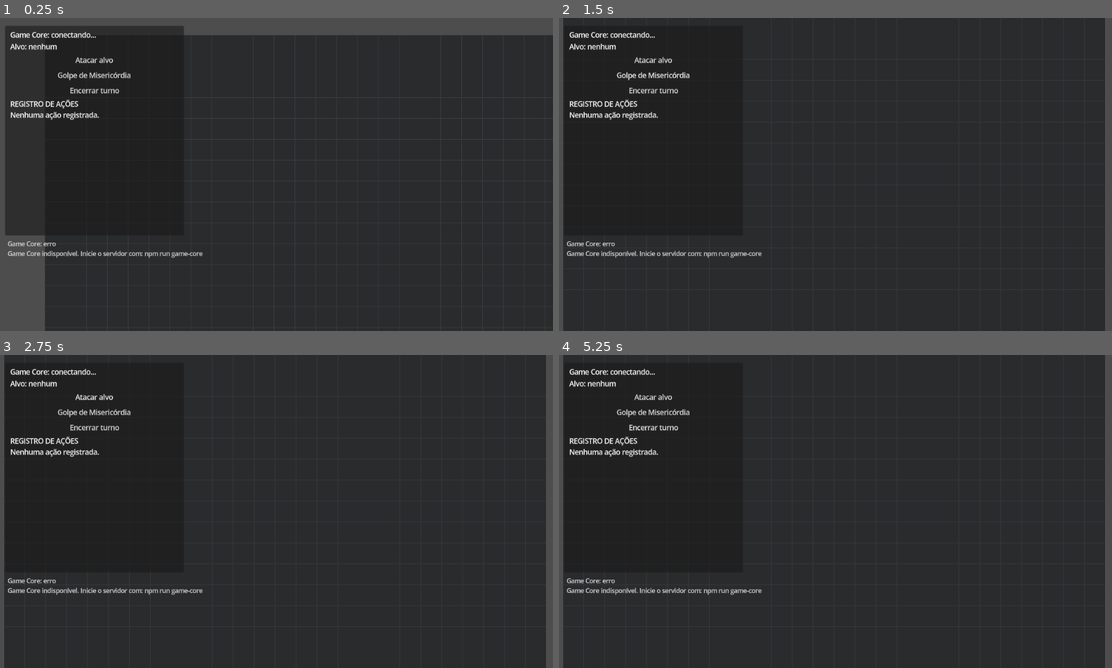
Above: before the commit, frames 1-4 (two rows, left to right).
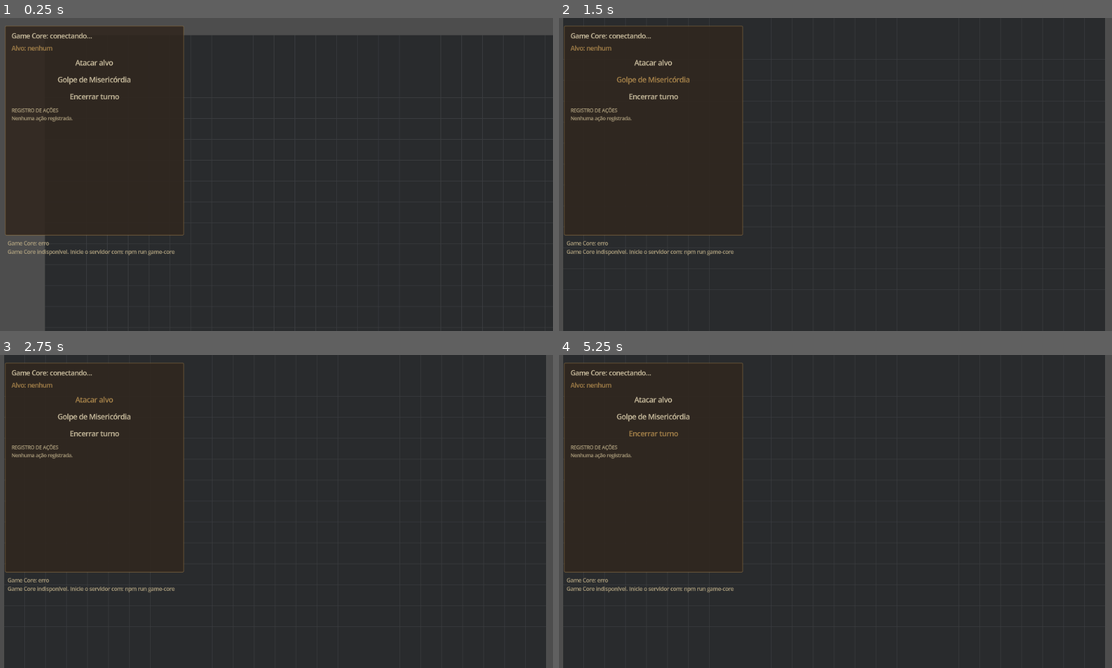
Above: after the commit, the same moments.

Repository: wchichura-maker/dnd
Game: Godot game, scene res://scenes/Main.tscn
Two runs of this game, one before a commit and one after it. Both use one fixed random seed, a clock stepped at 60 frames per second and the inputs below.
Inputs:
- Up to frame 1 (0.25 s): no input
- Up to frame 2 (1.5 s): click "Atacar alvo" at 0.5 s; click "Golpe de Misericórdia" at 1.25 s
- Up to frame 3 (2.75 s): click "Atacar alvo" at 2 s
- Up to frame 4 (5.25 s): click "Golpe de Misericórdia" at 2.75 s; click "Atacar alvo" at 3.5 s; click "Golpe de Misericórdia" at 4.25 s; click "Encerrar turno" at 5 s

The runs differ from the first frame. In frame 1, 2.5% of the frame differs, in the area x 0-37%, y 2-77%; in frame 2, 2.7%; in frame 3, 2.7%; in frame 4, 2.7%.

Commit message:
feat(godot): aplicar base visual do HUD medieval

Diff:
--- a/godot/scenes/Main.tscn
+++ b/godot/scenes/Main.tscn
@@ -3,6 +3,18 @@
 [ext_resource type="Script" path="res://scripts/Main.gd" id="1_main"]
 [ext_resource type="Script" path="res://scripts/PlayerController.gd" id="2_player"]
 [ext_resource type="Script" path="res://scripts/GridMovementController.gd" id="3_movement"]
+
+[sub_resource type="StyleBoxFlat" id="StylePanel"]
+bg_color = Color(0.188, 0.149, 0.118, 0.86)
+border_width_left = 1
+border_width_top = 1
+border_width_right = 1
+border_width_bottom = 1
+border_color = Color(0.69, 0.541, 0.302, 0.7)
+corner_radius_top_left = 2
+corner_radius_top_right = 2
+corner_radius_bottom_right = 2
+corner_radius_bottom_left = 2
 
 [node name="Main" type="Node2D"]
 script = ExtResource("1_main")
@@ -33,35 +45,49 @@
 offset_top = 18.0
 offset_right = 430.0
 offset_bottom = 500.0
+theme_override_styles/panel = SubResource("StylePanel")
 
 [node name="Margin" type="MarginContainer" parent="CombatHUD/Panel"]
-theme_override_constants/margin_left = 12
-theme_override_constants/margin_top = 10
-theme_override_constants/margin_right = 12
-theme_override_constants/margin_bottom = 10
+theme_override_constants/margin_left = 14
+theme_override_constants/margin_top = 12
+theme_override_constants/margin_right = 14
+theme_override_constants/margin_bottom = 12
 
 [node name="VBox" type="VBoxContainer" parent="CombatHUD/Panel/Margin"]
+theme_override_constants/separation = 8
 
 [node name="Status" type="Label" parent="CombatHUD/Panel/Margin/VBox"]
+theme_override_colors/font_color = Color(0.839, 0.788, 0.659, 1)
+theme_override_font_sizes/font_size = 15
 text = "Game Core: conectando..."
 
 [node name="Target" type="Label" parent="CombatHUD/Panel/Margin/VBox"]
+theme_override_colors/font_color = Color(0.69, 0.541, 0.302, 1)
+theme_override_font_sizes/font_size = 14
 text = "Alvo: nenhum"
 
 [node name="Attack" type="Button" parent="CombatHUD/Panel/Margin/VBox"]
+theme_override_colors/font_color = Color(0.839, 0.788, 0.659, 1)
+theme_override_colors/font_hover_color = Color(0.69, 0.541, 0.302, 1)
 text = "Atacar alvo"
 flat = true
 
 [node name="CoupDeGrace" type="Button" parent="CombatHUD/Panel/Margin/VBox"]
+theme_override_colors/font_color = Color(0.839, 0.788, 0.659, 1)
+theme_override_colors/font_hover_color = Color(0.69, 0.541, 0.302, 1)
 text = "Golpe de Misericórdia"
 flat = true
 
 [node name="EndTurn" type="Button" parent="CombatHUD/Panel/Margin/VBox"]
+theme_override_colors/font_color = Color(0.839, 0.788, 0.659, 1)
+theme_override_colors/font_hover_color = Color(0.69, 0.541, 0.302, 1)
 text = "Encerrar turno"
 flat = true
 
 [node name="ActionLog" type="Label" parent="CombatHUD/Panel/Margin/VBox"]
 custom_minimum_size = Vector2(0, 280)
+theme_override_colors/font_color = Color(0.714, 0.655, 0.514, 1)
+theme_override_font_sizes/font_size = 11
 autowrap_mode = 2
 text = "REGISTRO DE AÇÕES\nNenhuma ação registrada."
 
@@ -70,8 +96,8 @@
 [node name="Label" type="Label" parent="DebugOverlay"]
 offset_left = 24.0
 offset_top = 510.0
-theme_override_colors/font_color = Color(0.85, 0.85, 0.85, 1)
-theme_override_font_sizes/font_size = 14
+theme_override_colors/font_color = Color(0.714, 0.655, 0.514, 1)
+theme_override_font_sizes/font_size = 12
 text = "Clique esquerdo: mover / selecionar alvo\nClique direito: selecionar alvo\nESC: sair"
 
 [node name="DeathOverlay" type="CanvasLayer" parent="."]
@@ -79,7 +105,7 @@
 [node name="Dim" type="ColorRect" parent="DeathOverlay"]
 offset_right = 1280.0
 offset_bottom = 720.0
-color = Color(0, 0, 0, 0.78)
+color = Color(0.188, 0.149, 0.118, 0.78)
 mouse_filter = 2
 
 [node name="Center" type="CenterContainer" parent="DeathOverlay"]
@@ -92,16 +118,22 @@
 [node name="Message" type="Label" parent="DeathOverlay/Center/VBox"]
 text = "VOCÊ MORREU"
 horizontal_alignment = 1
+theme_override_colors/font_color = Color(0.839, 0.788, 0.659, 1)
 theme_override_font_sizes/font_size = 42
 
 [node name="Hint" type="Label" parent="DeathOverlay/Center/VBox"]
 text = "Seu personagem chegou ao fim. Escolha como continuar."
 horizontal_alignment = 1
+theme_override_colors/font_color = Color(0.714, 0.655, 0.514, 1)
 
 [node name="Spectator" type="Button" parent="DeathOverlay/Center/VBox"]
+theme_override_colors/font_color = Color(0.839, 0.788, 0.659, 1)
+theme_override_colors/font_hover_color = Color(0.69, 0.541, 0.302, 1)
 text = "Continuar como espectador"
 flat = true
 
 [node name="NewCharacter" type="Button" parent="DeathOverlay/Center/VBox"]
+theme_override_colors/font_color = Color(0.839, 0.788, 0.659, 1)
+theme_override_colors/font_hover_color = Color(0.69, 0.541, 0.302, 1)
 text = "Criar novo personagem"
 flat = true
